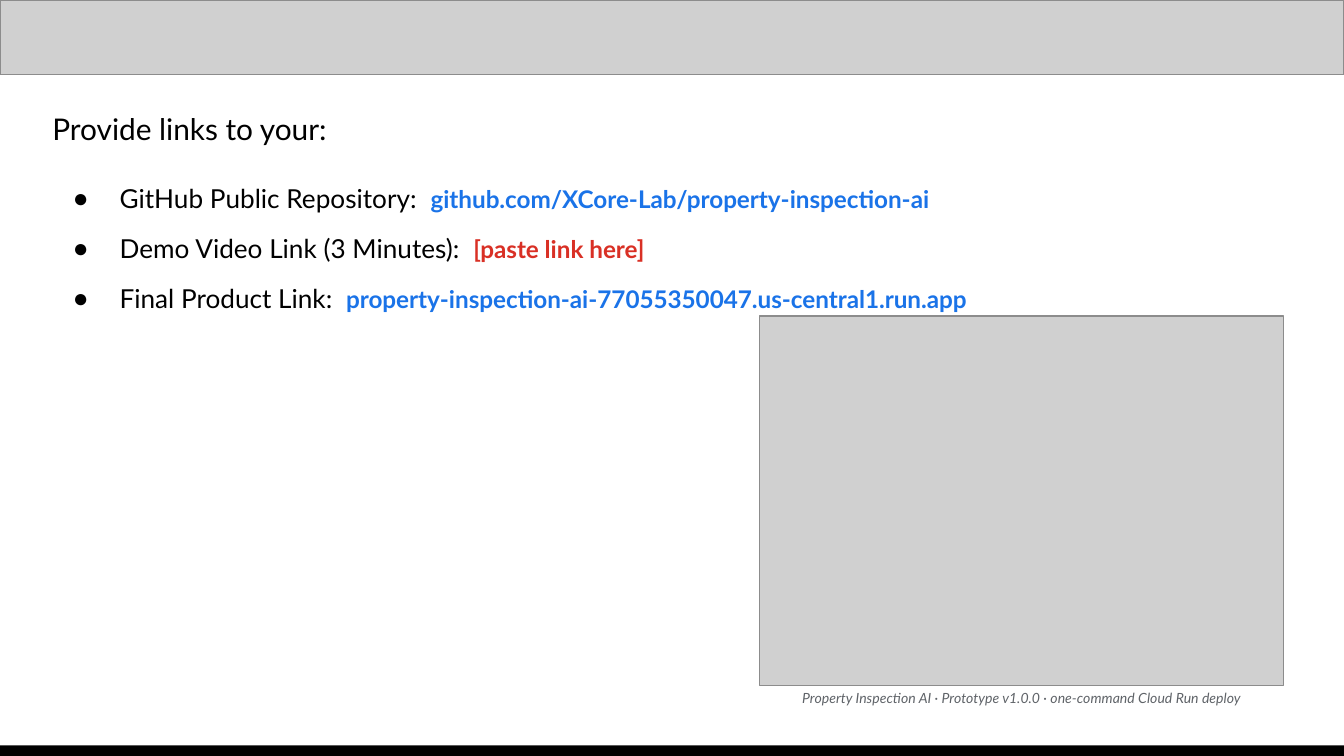
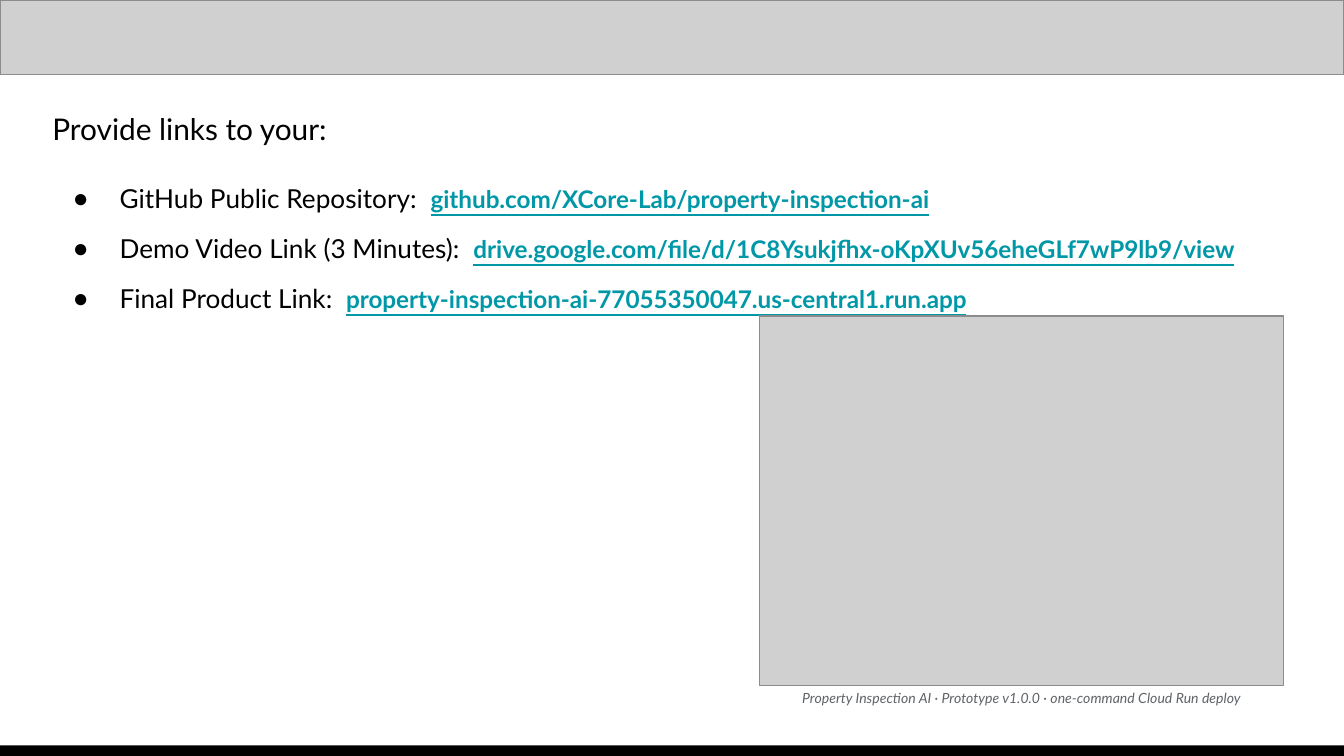
Before and after one commit to XCore-Lab/property-inspection-ai, a slide deck: slide 14 of docs/pitch-deck/Property_Inspection_AI_Submission_Xcore.pptx. Drawn at 1344x756 pixels with LibreOffice and Linux fonts; fonts in the diff are those of the drawing; grey boxes stand for pictures. Boxes give left, top, right and bottom in pixels: in the first picture for what was removed or moved away, otherwise in the second. Text is boxed around its words. In the diff, an @@ line names an element or a change of style, - is before the commit and + after.

Commit message:
Submission deck: add the demo video link on the Links slide and make the video, GitHub and live-app links clickable; PDF regenerated from the same file

```diff
--- a/docs/pitch-deck/Property_Inspection_AI_Submission_Xcore.pptx
+++ b/docs/pitch-deck/Property_Inspection_AI_Submission_Xcore.pptx
@@ text at box(120, 188, 967, 312): text colour #1A73E8 to #0097A7, underline on in "github.com/XCore-Lab/property-inspection-ai", "property-inspection-ai-77055350047.us-central1.run.app" @@
@@ text at box(120, 238, 1234, 263): text changed; size 14 to 13 pt; text colour #000000 to #0097A7; bold on @@
-● Demo Video Link (3 Minutes): [paste link here]
+● Demo Video Link (3 Minutes): drive.google.com/file/d/1C8Ysukjfhx-oKpXUv56eheGLf7wP9lb9/view
```
Also in this commit, not shown: 1 other file.
